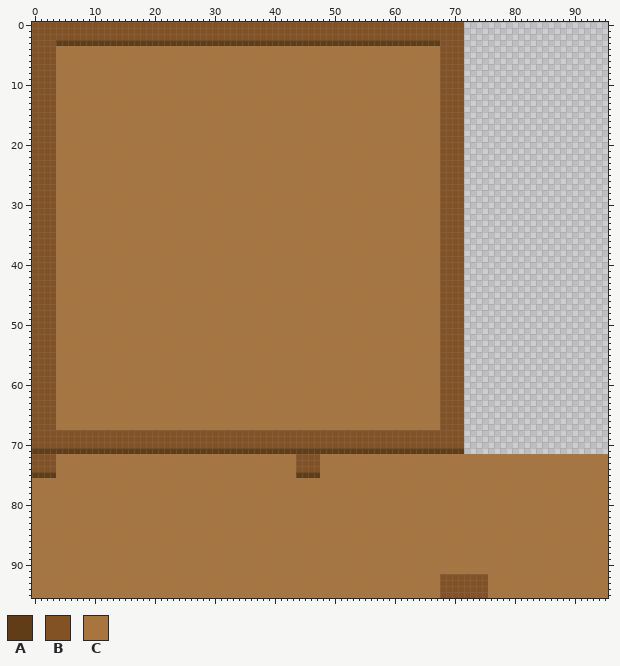
Sprite sheet -- sprites/balle hall/wodden_flooring.png. The first picture shows the starting point.
The file is 96x96 pixels. Colours within 5 levels of each other are drawn and written as one.
Palette (. is transparent): A #603c17  B #825225  C #a8753e
Pixels before (only the part around the change), first column x 14:
15 CCCCCCCCCCCCCCCCCCCCCCCCCCCCCCCCCCCCCCCCCCCCCC
16 CCCCCCCCCCCCCCCCCCCCCCCCCCCCCCCCCCCCCCCCCCCCCC
17 CCCCCCCCCCCCCCCCCCCCCCCCCCCCCCCCCCCCCCCCCCCCCC
18 CCCCCCCCCCCCCCCCCCCCCCCCCCCCCCCCCCCCCCCCCCCCCC
19 CCCCCCCCCCCCCCCCCCCCCCCCCCCCCCCCCCCCCCCCCCCCCC
20 CCCCCCCCCCCCCCCCCCCCCCCCCCCCCCCCCCCCCCCCCCCCCC
21 CCCCCCCCCCCCCCCCCCCCCCCCCCCCCCCCCCCCCCCCCCCCCC
22 CCCCCCCCCCCCCCCCCCCCCCCCCCCCCCCCCCCCCCCCCCCCCC
23 CCCCCCCCCCCCCCCCCCCCCCCCCCCCCCCCCCCCCCCCCCCCCC
24 CCCCCCCCCCCCCCCCCCCCCCCCCCCCCCCCCCCCCCCCCCCCCC
25 CCCCCCCCCCCCCCCCCCCCCCCCCCCCCCCCCCCCCCCCCCCCCC
26 CCCCCCCCCCCCCCCCCCCCCCCCCCCCCCCCCCCCCCCCCCCCCC
27 CCCCCCCCCCCCCCCCCCCCCCCCCCCCCCCCCCCCCCCCCCCCCC
28 CCCCCCCCCCCCCCCCCCCCCCCCCCCCCCCCCCCCCCCCCCCCCC
29 CCCCCCCCCCCCCCCCCCCCCCCCCCCCCCCCCCCCCCCCCCCCCC
30 CCCCCCCCCCCCCCCCCCCCCCCCCCCCCCCCCCCCCCCCCCCCCC
31 CCCCCCCCCCCCCCCCCCCCCCCCCCCCCCCCCCCCCCCCCCCCCC
32 CCCCCCCCCCCCCCCCCCCCCCCCCCCCCCCCCCCCCCCCCCCCCC
33 CCCCCCCCCCCCCCCCCCCCCCCCCCCCCCCCCCCCCCCCCCCCCC
34 CCCCCCCCCCCCCCCCCCCCCCCCCCCCCCCCCCCCCCCCCCCCCC
35 CCCCCCCCCCCCCCCCCCCCCCCCCCCCCCCCCCCCCCCCCCCCCC
36 CCCCCCCCCCCCCCCCCCCCCCCCCCCCCCCCCCCCCCCCCCCCCC
37 CCCCCCCCCCCCCCCCCCCCCCCCCCCCCCCCCCCCCCCCCCCCCC
38 CCCCCCCCCCCCCCCCCCCCCCCCCCCCCCCCCCCCCCCCCCCCCC
39 CCCCCCCCCCCCCCCCCCCCCCCCCCCCCCCCCCCCCCCCCCCCCC
40 CCCCCCCCCCCCCCCCCCCCCCCCCCCCCCCCCCCCCCCCCCCCCC
41 CCCCCCCCCCCCCCCCCCCCCCCCCCCCCCCCCCCCCCCCCCCCCC
42 CCCCCCCCCCCCCCCCCCCCCCCCCCCCCCCCCCCCCCCCCCCCCC
43 CCCCCCCCCCCCCCCCCCCCCCCCCCCCCCCCCCCCCCCCCCCCCC
44 CCCCCCCCCCCCCCCCCCCCCCCCCCCCCCCCCCCCCCCCCCCCCC
45 CCCCCCCCCCCCCCCCCCCCCCCCCCCCCCCCCCCCCCCCCCCCCC
46 CCCCCCCCCCCCCCCCCCCCCCCCCCCCCCCCCCCCCCCCCCCCCC
47 CCCCCCCCCCCCCCCCCCCCCCCCCCCCCCCCCCCCCCCCCCCCCC
48 CCCCCCCCCCCCCCCCCCCCCCCCCCCCCCCCCCCCCCCCCCCCCC
49 CCCCCCCCCCCCCCCCCCCCCCCCCCCCCCCCCCCCCCCCCCCCCC
50 CCCCCCCCCCCCCCCCCCCCCCCCCCCCCCCCCCCCCCCCCCCCCC
51 CCCCCCCCCCCCCCCCCCCCCCCCCCCCCCCCCCCCCCCCCCCCCC
52 CCCCCCCCCCCCCCCCCCCCCCCCCCCCCCCCCCCCCCCCCCCCCC
53 CCCCCCCCCCCCCCCCCCCCCCCCCCCCCCCCCCCCCCCCCCCCCC
54 CCCCCCCCCCCCCCCCCCCCCCCCCCCCCCCCCCCCCCCCCCCCCC
55 CCCCCCCCCCCCCCCCCCCCCCCCCCCCCCCCCCCCCCCCCCCCCC
The result:
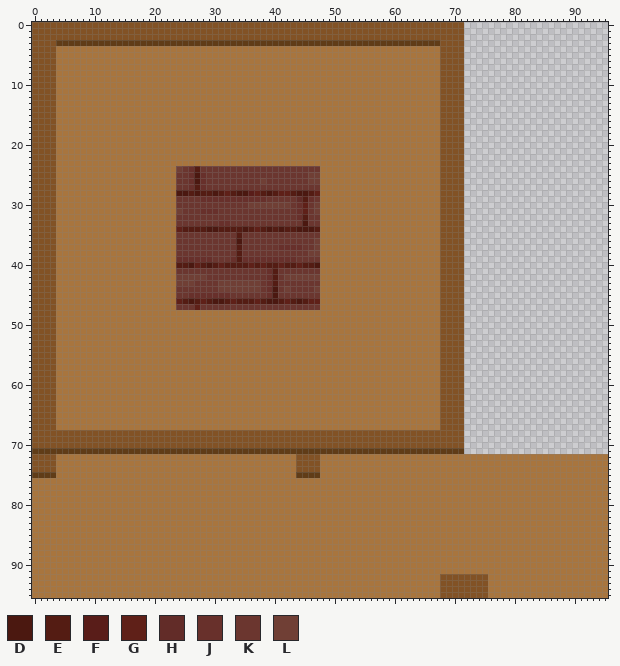
Colours new in this view: D #4b1810  E #541c13  F #591d19  G #5f2018  H #622c28  J #68302b  K #6b362f  L #703f35
What changed:
y 24: x 24..47 CCCCCCCCCCCCCCCCCCCCCCCC -> LKJEKKKKKKKKKKKKKKKKKKKK
y 25: x 24..47 CCCCCCCCCCCCCCCCCCCCCCCC -> KKJDJKKKKKKKKKKKKKKKKKLL
y 26: x 24..47 CCCCCCCCCCCCCCCCCCCCCCCC -> KKJDJKKKKKKKKKLKKKKKKKLL
y 27: x 24..47 CCCCCCCCCCCCCCCCCCCCCCCC -> KKJEJKKKKKKKKKKKKKKKKKKK
y 28: x 24..47 CCCCCCCCCCCCCCCCCCCCCCCC -> DDEDEEDEGEDDFGEDEGGEDDEG
y 29: x 24..47 CCCCCCCCCCCCCCCCCCCCCCCC -> KKKKJJJJJJJJJJJKKKKKHEJK
y 30: x 24..47 CCCCCCCCCCCCCCCCCCCCCCCC -> KKKKKKKKKKKKLLLLLLLKJGKL
y 31: x 24..47 CCCCCCCCCCCCCCCCCCCCCCCC -> LKKKJJJKKKKKKKKKKKKKJGKL
y 32: x 24..47 CCCCCCCCCCCCCCCCCCCCCCCC -> KKKKKKKKKKKKKKKKKKKKJEKK
y 33: x 24..47 CCCCCCCCCCCCCCCCCCCCCCCC -> KKKKKKKJJKKKKKKKKKKKKDKK
y 34: x 24..47 CCCCCCCCCCCCCCCCCCCCCCCC -> GEEEEDDEEEEDEGEDEDEEDDDE
y 35: x 24..47 CCCCCCCCCCCCCCCCCCCCCCCC -> KKKKKKKKKKEKKKKKKKKKKKKK
y 36: x 24..47 CCCCCCCCCCCCCCCCCCCCCCCC -> KKKKKKKKKKDKKKKKKKKKKKKL
y 37: x 24..47 CCCCCCCCCCCCCCCCCCCCCCCC -> KKKKKKKKKKEKKKKKKJJJJKKL
y 38: x 24..47 CCCCCCCCCCCCCCCCCCCCCCCC -> KKKKKKKKKKEKKKKKKKKKKKLL
y 39: x 24..47 CCCCCCCCCCCCCCCCCCCCCCCC -> JJJJJJKKKJEJJJJJJJJJKKKK
y 40: x 24..47 CCCCCCCCCCCCCCCCCCCCCCCC -> EEDGEDEGEEEEGEGEEGEEGEED
y 41: x 24..47 CCCCCCCCCCCCCCCCCCCCCCCC -> KKKKKKKKKKKKKKKJEKKKKKKK
y 42: x 24..47 CCCCCCCCCCCCCCCCCCCCCCCC -> LLLLLKKKKKKKKKKJEKLLLLLL
y 43: x 24..47 CCCCCCCCCCCCCCCCCCCCCCCC -> LLLKKKKLLLLLLLKJEKKKKKKK
y 44: x 24..47 CCCCCCCCCCCCCCCCCCCCCCCC -> KKKKKKKLLLLLLLKJDKLKKKKL
y 45: x 24..47 CCCCCCCCCCCCCCCCCCCCCCCC -> KKJJJJJJJKKKKKKJDKKKKKKK
y 46: x 24..47 CCCCCCCCCCCCCCCCCCCCCCCC -> GEDEGEDDEGEEEGEDDEGEDEGG
y 47: x 24..47 CCCCCCCCCCCCCCCCCCCCCCCC -> KKKGKKKKKKKKKKKKKKKKKKKK
Boxes around the changes in both pictures, in picture pixels (x1, y1, x2, y2):
changed: (176, 166, 320, 310)
